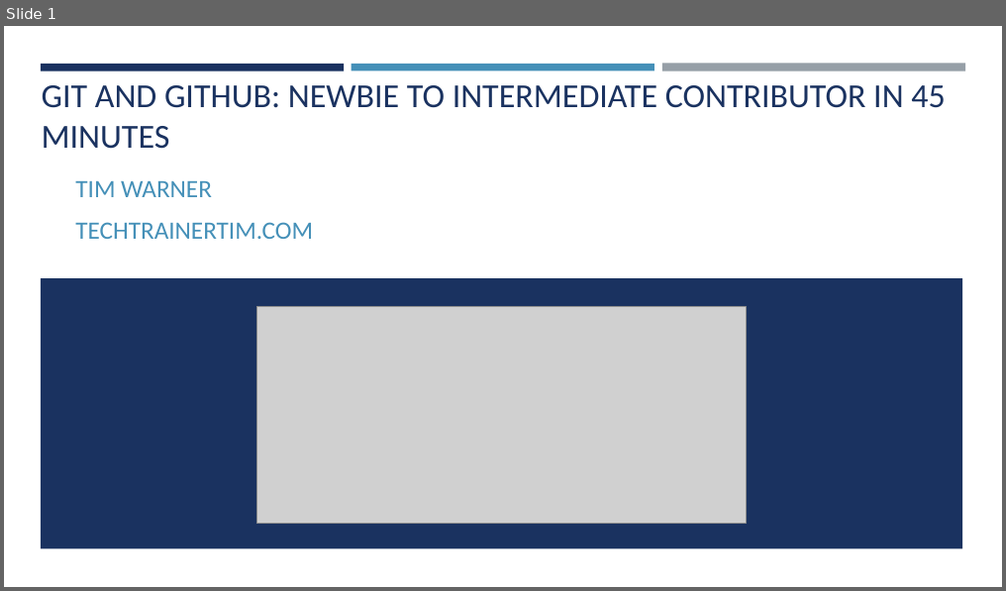
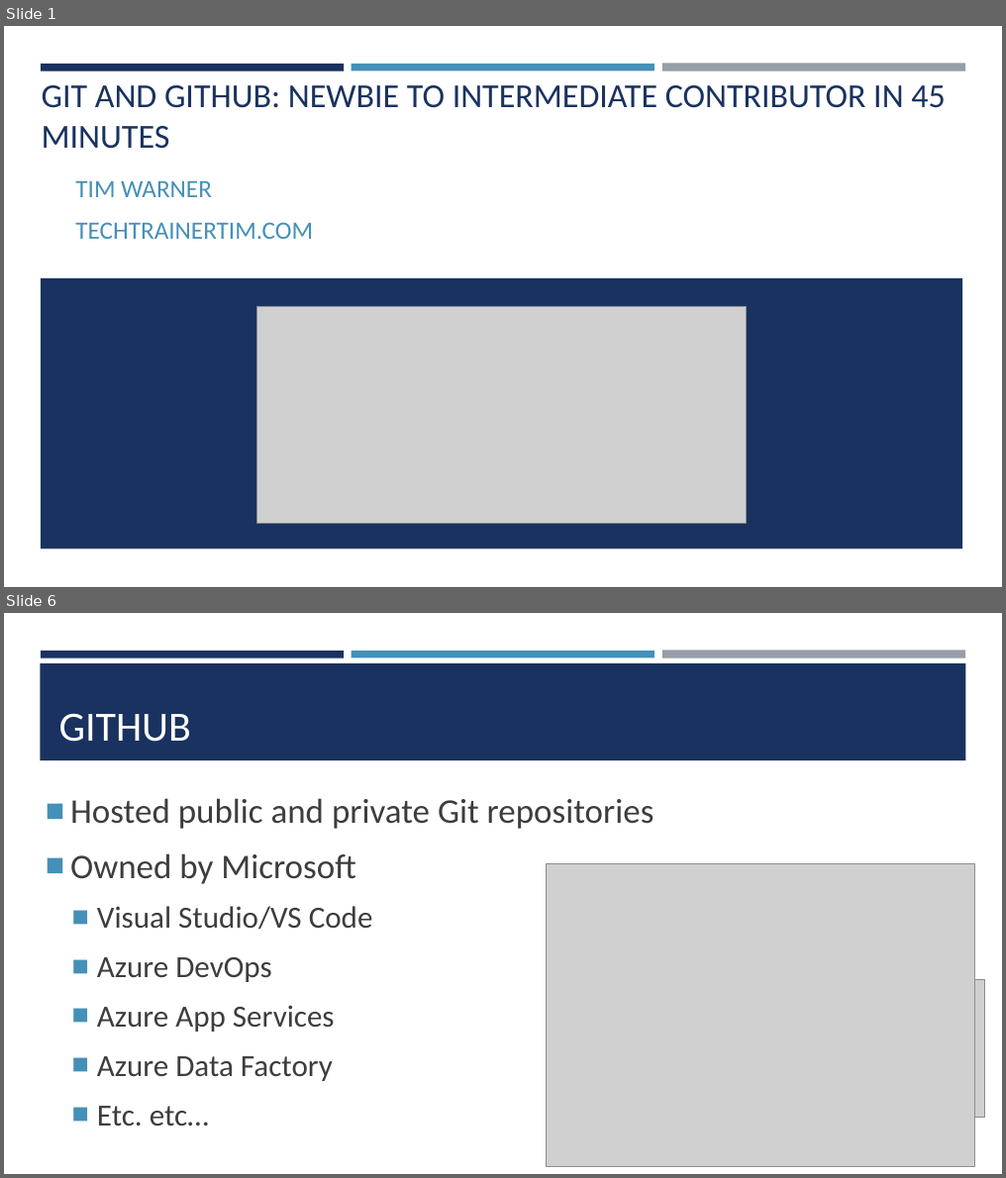
Before and after one commit to timothywarner/summer2019, a slide deck: psh on the river 2019/warner-github-2019.pptx. Shown one above the other, each under a label of ours: slide 1 before the commit, slides 1 and 6 after it; the slides between them are not shown. The pictures are 1006x591 and 1006x1178 pixels, drawn with LibreOffice and Linux fonts; fonts in the diff are those of the drawing; grey boxes stand for pictures; background and template pictures are left out. Boxes give left, top, right and bottom in pixels: in the first picture for what was removed or moved away, otherwise in the second. Text is boxed around its words. In the diff, an @@ line names an element or a change of style, - is before the commit and + after.

```diff
--- a/psh on the river 2019/warner-github-2019.pptx
+++ b/psh on the river 2019/warner-github-2019.pptx
@@ slide 6 added at [4,613,1002,1174], background #FFFFFF; not listed: 3 template elements that a slide beside it also shows @@
@@ rectangle added at [40,663,966,761], fill #1A3260 @@
@@ title added at [59,713,191,742], 40 pt, text #FFFFFF @@
+GITHUB
@@ text added at [70,798,654,1126], 29.6 pt, text #3D3D3D @@
+■ Hosted public and private Git repositories
+■ Owned by Microsoft
+  ■ Visual Studio/VS Code
+  ■ Azure DevOps
+  ■ Azure App Services
+  ■ Azure Data Factory
+  ■ Etc. etc…
@@ picture added at [547,863,975,1166] @@
@@ picture added at [824,980,985,1118] @@
```
Also in this commit, not shown: 3 slides changed, 15 other slides added, 6 slides removed, 2 other files.
